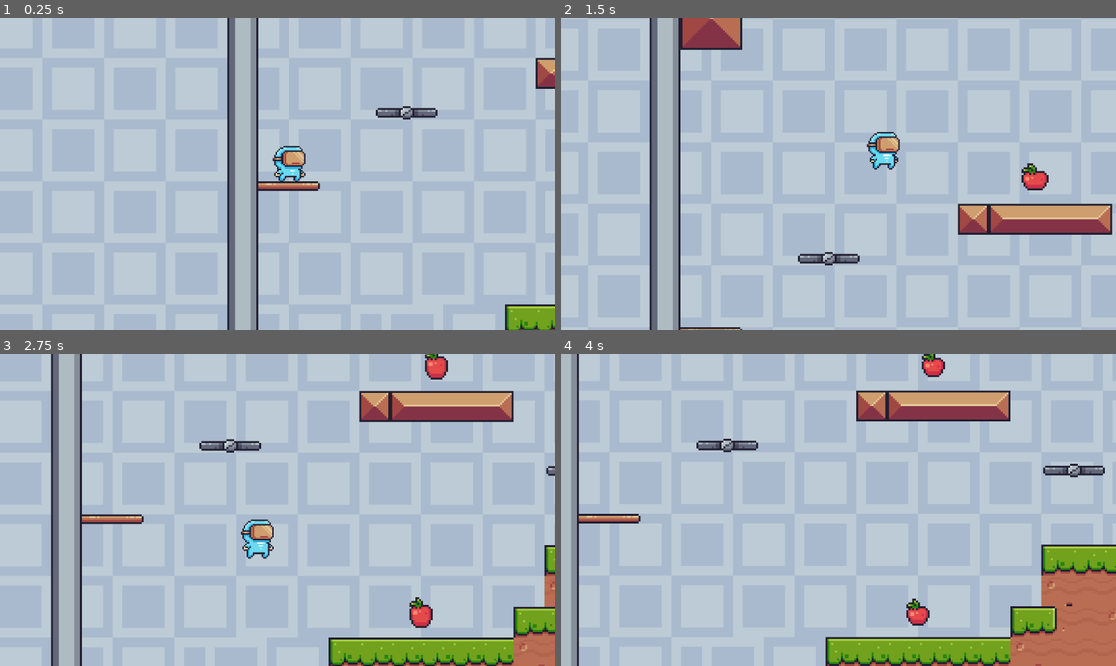
Above: before the commit, frames 1-4 (two rows, left to right).
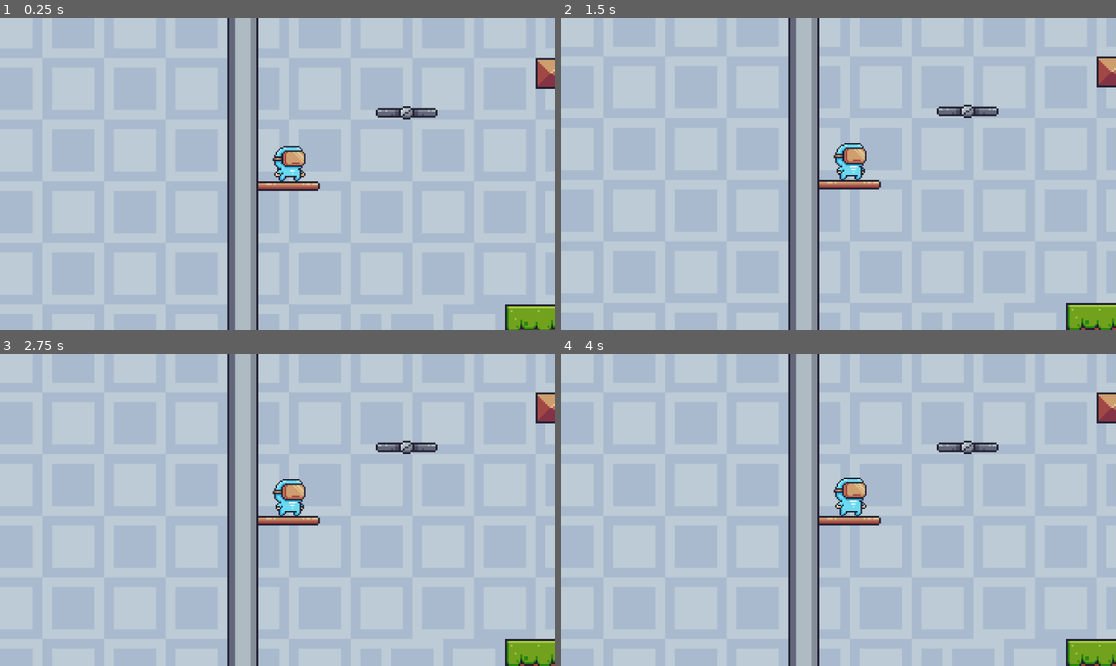
Above: after the commit, the same moments.

Repository: moaazkamel/lary-game
Game: Godot game, scene res://scenes/game.tscn
Same seed, same stepped clock (60 frames per second), same inputs: the game is played once before the commit and once after it.
Inputs:
- Up to frame 1 (0.25 s): no input
- Up to frame 2 (1.5 s): tap Enter (ui_accept) at 0.5, 0.6, 0.77, 1.07 s; hold Right (ui_right) from 0.53 s (still down); tap Alt at 1.35 s
- Up to frame 3 (2.75 s): tap Enter (ui_accept) at 1.52, 1.55, 1.82, 2.3 s; release Right (ui_right) at 2.03 s; hold Left (ui_left) from 2.03 s (still down); tap Shift at 2.1 s
- Up to frame 4 (4 s): release Left (ui_left) at 2.78 s; hold Right (ui_right) from 2.78 s (still down); tap Enter (ui_accept) at 2.85, 3.02, 3.32, 3.77, 3.8 s; tap Alt at 3.6 s

The runs differ from the first frame. In frame 1, less than 0.1% of the frame differs, in the area x 49-55%, y 44-53%; in frame 2, 13%; in frame 3, 17%; in frame 4, 20%, in the area x 1-100%, y 0-100%.

Commit message:
change the position of the platforms and making the code of the player run an jump animation

Diff:
--- a/scenes/platform.tscn
+++ b/scenes/platform.tscn
@@ -3,7 +3,7 @@
 [ext_resource type="Texture2D" uid="uid://byicr5qosfad3" path="res://assets/Traps/Platforms/Grey Off.png" id="1_ba0x2"]
 
 [sub_resource type="RectangleShape2D" id="RectangleShape2D_nlgqw"]
-size = Vector2(32, 7)
+size = Vector2(32, 6)
 
 [node name="platform" type="AnimatableBody2D" unique_id=1335574063]
 
@@ -11,6 +11,6 @@
 texture = ExtResource("1_ba0x2")
 
 [node name="CollisionShape2D" type="CollisionShape2D" parent="." unique_id=783510404]
-position = Vector2(0, 0.5)
+position = Vector2(0, 1)
 shape = SubResource("RectangleShape2D_nlgqw")
 one_way_collision = true
--- a/scripts/player.gd
+++ b/scripts/player.gd
@@ -1,25 +1,57 @@
 extends CharacterBody2D
 
 
-const SPEED = 95.0
-const JUMP_VELOCITY = -300.0
+var speed = 95.0
+
+var jump_velocity = -285.0
+var gravity = ProjectSettings.get_setting("physics/2d/default_gravity")
 
 
-func _physics_process(delta: float) -> void:
-	# Add the gravity.
+
+var coyote_time = 0.15
+
+var coyote_timer = 0.0
+
+@onready var animated_sprite: AnimatedSprite2D = $AnimatedSprite2D
+
+
+
+func _physics_process(delta):
 	if not is_on_floor():
-		velocity += get_gravity() * delta
+		velocity.y += gravity * delta
+		coyote_timer -= delta
+	else:
+		coyote_timer = coyote_time
+	if Input.is_action_just_pressed(' jump') and coyote_timer > 0:
+		velocity.y = jump_velocity
+		coyote_timer = 0
 
-	# Handle jump.
-	if Input.is_action_just_pressed("ui_accept") and is_on_floor():
-		velocity.y = JUMP_VELOCITY
 
-	# Get the input direction and handle the movement/deceleration.
-	# As good practice, you should replace UI actions with custom gameplay actions.
-	var direction := Input.get_axis("ui_left", "ui_right")
+	var direction = Input.get_axis("move_left", "move_right")
+
+	if direction	 > 0:
+		animated_sprite.flip_h = false
+	elif direction < 0:
+		animated_sprite.flip_h = true
+
+
+	if is_on_floor():
+
+
+		if direction == 0:
+			animated_sprite.play("idel")
+		else:
+
+			animated_sprite.play("run")
+
+	else:
+		animated_sprite.play("jump")
+
 	if direction:
-		velocity.x = direction * SPEED
+
+
+		velocity.x = direction * speed
 	else:
-		velocity.x = move_toward(velocity.x, 0, SPEED)
+		velocity.x = move_toward(velocity.x, 0, speed)
 
 	move_and_slide()
